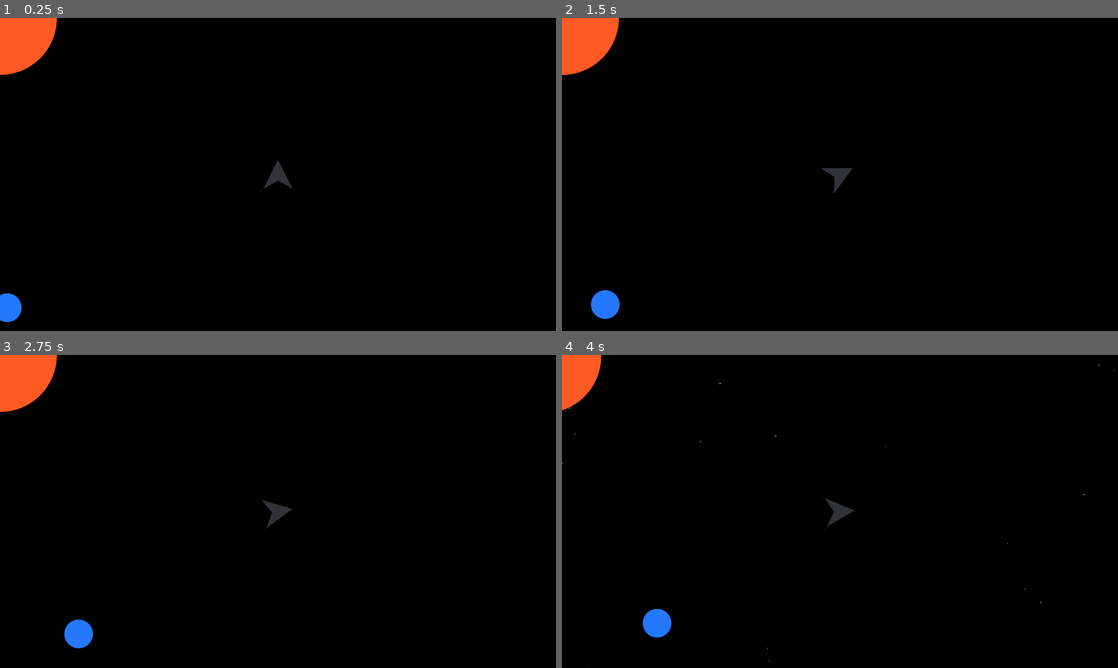
Above: before the commit, frames 1-4 (two rows, left to right).
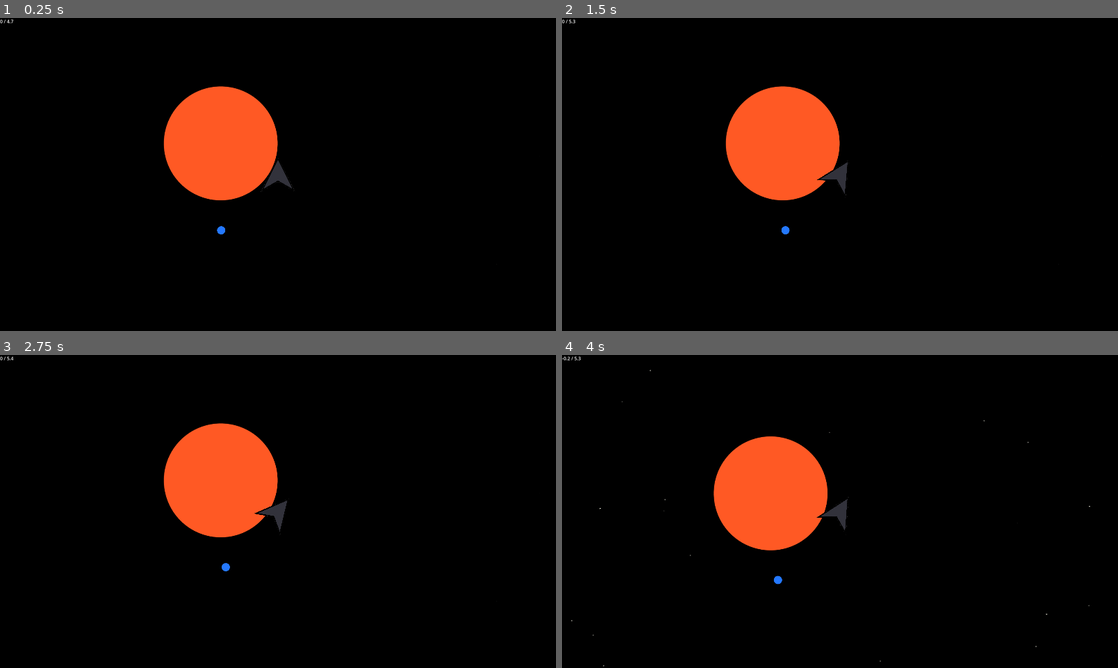
Above: after the commit, the same moments.

Repository: crhexa/starskipp
Game: Godot game, scene res://game/system.tscn
The game is run twice, just before and just after one commit, with the same random seed, the same clock (stepped at 60 frames per second) and the same inputs. Before the commit the project starts from res://game/main.tscn.
Inputs:
- Up to frame 1 (0.25 s): no input
- Up to frame 2 (1.5 s): tap Enter at 0.5 s; hold D (turn_right) 0.53-1.28 s; hold S (deccelerate) 0.53-1.28 s; hold A (turn_left) from 1.28 s (still down); tap S (deccelerate) at 1.35 s
- Up to frame 3 (2.75 s): release A (turn_left) at 2.03 s; hold D (turn_right) from 2.03 s (still down); hold S (deccelerate) from 2.03 s (still down)
- Up to frame 4 (4 s): release D (turn_right) at 2.78 s; release S (deccelerate) at 2.78 s; hold W (accelerate) 2.78-3.53 s; tap S (deccelerate) at 2.85 s; hold A (turn_left) from 3.53 s (still down); hold S (deccelerate) from 3.53 s (still down)

The runs differ from the first frame. In frame 1, 7.7% of the frame differs, in the area x 0-50%, y 0-98%; in frame 2, 7.9%; in frame 3, 7.9%, in the area x 0-53%, y 0-94%; in frame 4, 7.4%.

Commit message:
Added random generation of systems

Diff:
--- a/game/Body.gd
+++ b/game/Body.gd
@@ -1,3 +1,4 @@
+class_name Body
 extends Area2D
 
 var t = 0
@@ -6,8 +7,6 @@
 @export var orbital_radius: float = 1000
 @export var orbital_speed: float = 0.1
 
-
-
 func _process(delta):
 	t += delta
 
--- a/game/Main.gd
+++ /dev/null
@@ -1,16 +0,0 @@
-extends Node
-
-
-# Called when the node enters the scene tree for the first time.
-func _ready():
-	new_game()
-
-
-# Called every frame. 'delta' is the elapsed time since the previous frame.
-func _process(delta):
-	pass
-
-
-func new_game():
-	$Player.start($StartPosition.position)
-	$Body.primary = $Star
--- a/game/Player.gd
+++ b/game/Player.gd
@@ -11,7 +11,7 @@
 
 # Editor properties
 @export var acceleration: float = 98
-@export var turning_speed: float = 2
+@export var turning_speed: float = 1
 
 
 
--- a/game/Star.gd
+++ b/game/Star.gd
@@ -1 +1,5 @@
+class_name Star
 extends Area2D
+
+enum TYPE {CLASS_G, CLASS_M}
+var type
--- a/game/main.tscn
+++ /dev/null
@@ -1,20 +0,0 @@
-[gd_scene load_steps=5 format=3 uid="uid://ddvxvlcel3cmo"]
-
-[ext_resource type="Script" path="res://game/Main.gd" id="1_qmroq"]
-[ext_resource type="PackedScene" uid="uid://dwlfk8cmvodkl" path="res://game/player.tscn" id="2_jl3tl"]
-[ext_resource type="PackedScene" uid="uid://drhu33o5sn5ci" path="res://game/star.tscn" id="3_a1qcq"]
-[ext_resource type="PackedScene" uid="uid://b4yxfj8xrfrku" path="res://game/body.tscn" id="4_7v3f7"]
-
-[node name="Main" type="Node"]
-script = ExtResource("1_qmroq")
-
-[node name="Player" parent="." instance=ExtResource("2_jl3tl")]
-z_index = 1
-
-[node name="StartPosition" type="Marker2D" parent="."]
-position = Vector2(960, 540)
-
-[node name="Star" parent="." instance=ExtResource("3_a1qcq")]
-
-[node name="Body" parent="." node_paths=PackedStringArray("primary") instance=ExtResource("4_7v3f7")]
-primary = NodePath("../Star")
--- /dev/null
+++ b/game/system.gd
@@ -0,0 +1,61 @@
+extends Node
+
+# Initialization variables
+var size : int				# Number of bodies
+var spacing : float			# Average space between the orbits of bodies
+
+
+# Instance variables
+var player_position := Vector2.ZERO
+var star : Star
+var bodies : Array[Body]
+
+
+# Called when the node enters the scene tree for the first time.
+func _ready():
+	Engine.set_max_fps(120)
+	generate()
+	add_player()
+
+
+func generate(sz: int = 6, sp : float = 500) -> void:
+	var star_prototype = preload("res://game/star.tscn")
+	var body_prototype = preload("res://game/body.tscn")
+
+	size = sz
+	spacing = sp
+
+	# Generate star
+	star = star_prototype.instantiate()
+	star.type = Star.TYPE.CLASS_G
+	add_child(star)
+
+
+	# Place player spawn point
+	var dist_from_star : float = 300
+	player_position = Vector2(dist_from_star * 0.75, 0).rotated(randf_range(0, TAU))
+
+	# Generate bodies
+	for i in range(size):
+		var body = body_prototype.instantiate()
+		bodies.append(body)
+
+		var scale : float = randf_range(0.1, 1)
+		var orbit : float = randf_range(0.01, 0.1)
+
+		body.orbital_radius = dist_from_star
+		body.orbital_speed = orbit
+		body.primary = star
+
+		body.set_scale(Vector2(scale, scale))
+		add_child(body)
+
+
+		dist_from_star += randf_range(spacing - 100, spacing + 100)
+
+
+func add_player():
+	var player_prototype = preload("res://game/player.tscn")
+	var player = player_prototype.instantiate()
+	add_child(player)
+	player.start(player_position)
--- /dev/null
+++ b/game/system.tscn
@@ -0,0 +1,6 @@
+[gd_scene load_steps=2 format=3 uid="uid://bvn42dkbc7qvg"]
+
+[ext_resource type="Script" path="res://game/system.gd" id="1_j1at4"]
+
+[node name="System" type="Node"]
+script = ExtResource("1_j1at4")
--- a/project.godot
+++ b/project.godot
@@ -11,7 +11,7 @@
 [application]
 
 config/name="starskipp"
-run/main_scene="res://game/main.tscn"
+run/main_scene="res://game/system.tscn"
 config/features=PackedStringArray("4.1", "Forward Plus")
 config/icon="res://icon.svg"
 
@@ -46,3 +46,8 @@
 "events": [Object(InputEventKey,"resource_local_to_scene":false,"resource_name":"","device":-1,"window_id":0,"alt_pressed":false,"shift_pressed":false,"ctrl_pressed":false,"meta_pressed":false,"pressed":false,"keycode":0,"physical_keycode":83,"key_label":0,"unicode":115,"echo":false,"script":null)
 ]
 }
+
+[rendering]
+
+anti_aliasing/quality/msaa_2d=1
+anti_aliasing/quality/use_taa=true
--- a/system.tscn
+++ /dev/null
@@ -1,3 +0,0 @@
-[gd_scene format=3 uid="uid://bvn42dkbc7qvg"]
-
-[node name="System" type="Node"]
